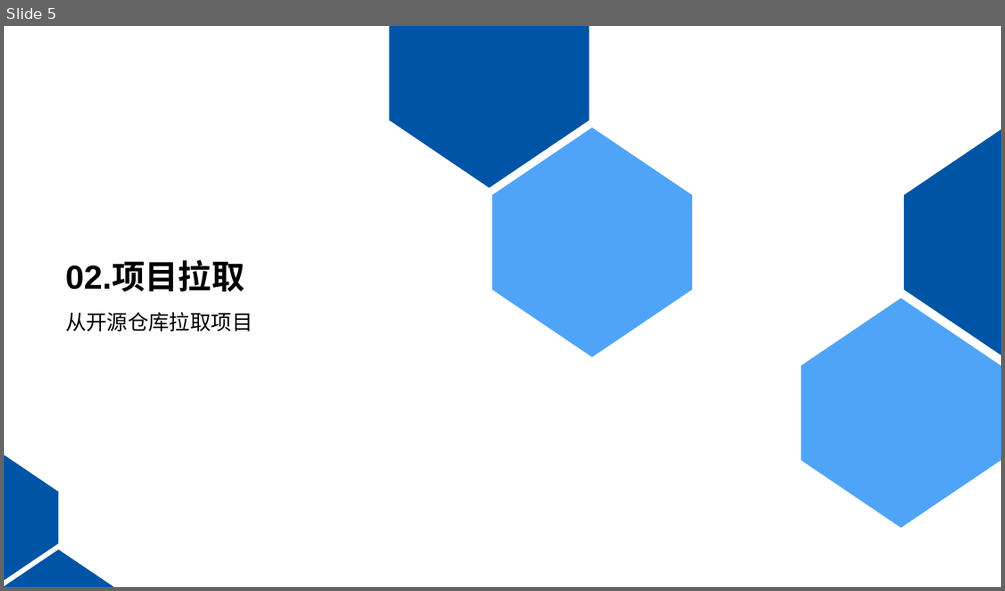
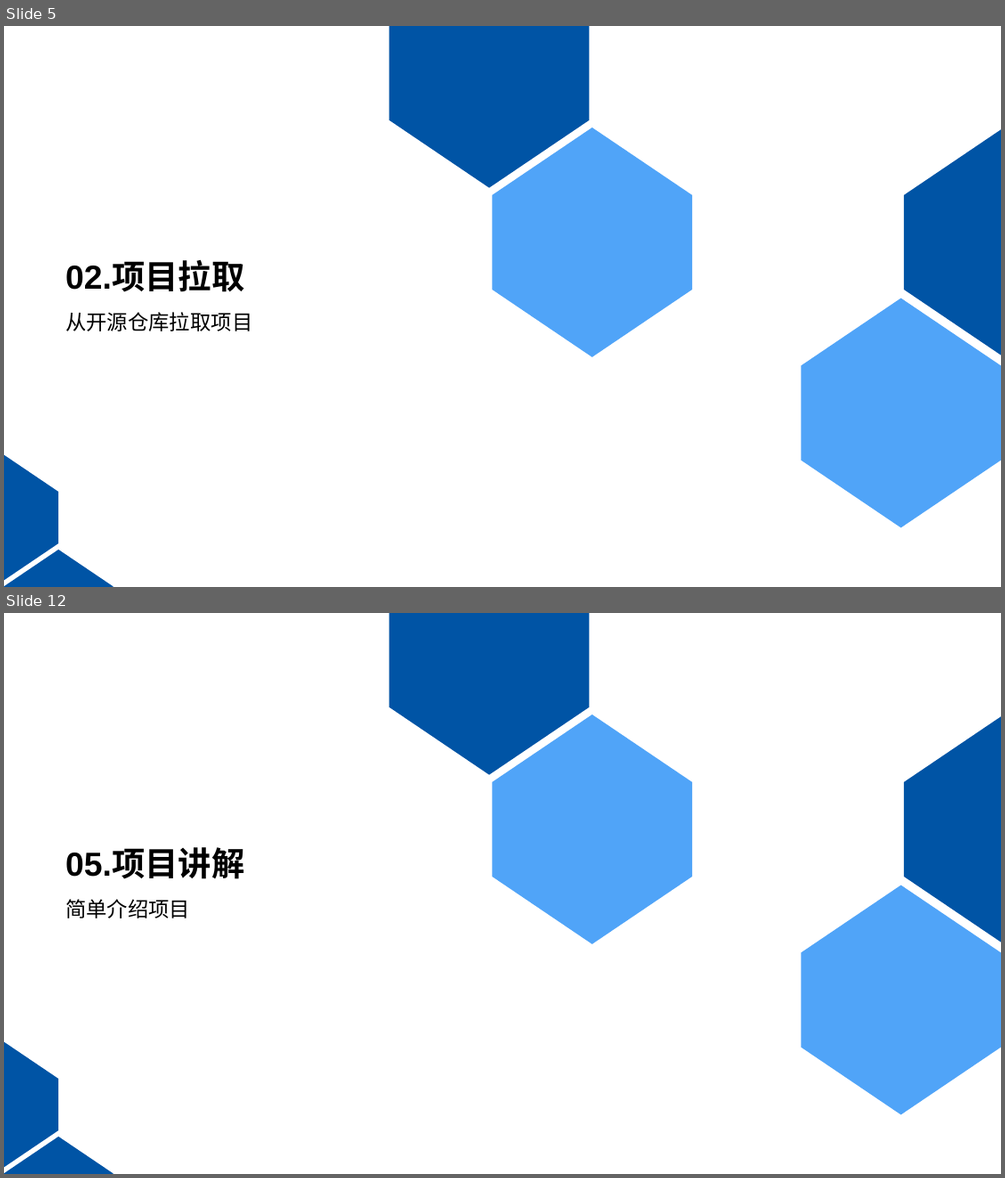
Before and after one commit to KouShenhai/KCloud-Platform-IoT, a slide deck: 老寇云平台-项目运行讲解.pptx. Shown one above the other, each under a label of ours: slide 5 before the commit, slides 5 and 12 after it; the slides between them are not shown. The pictures are 1005x591 and 1005x1178 pixels, drawn with LibreOffice and Linux fonts; fonts in the diff are those of the drawing; background and template pictures are left out. Boxes give left, top, right and bottom in pixels: in the first picture for what was removed or moved away, otherwise in the second. Text is boxed around its words. In the diff, an @@ line names an element or a change of style, - is before the commit and + after.

```diff
--- a/老寇云平台-项目运行讲解.pptx
+++ b/老寇云平台-项目运行讲解.pptx
@@ slide 12 added at (4, 613, 1001, 1174), background #FFFFFF; not listed: 6 template elements that a slide beside it also shows @@
@@ title added at (65, 850, 244, 879), 32 pt, text #000000, bold @@
+05.项目讲解
@@ text added at (65, 899, 190, 918), 20 pt, text #000000 @@
+简单介绍项目
```
Also in this commit, not shown: 6 slides changed, 4 other slides added, 9 slides removed, 2 other files.
